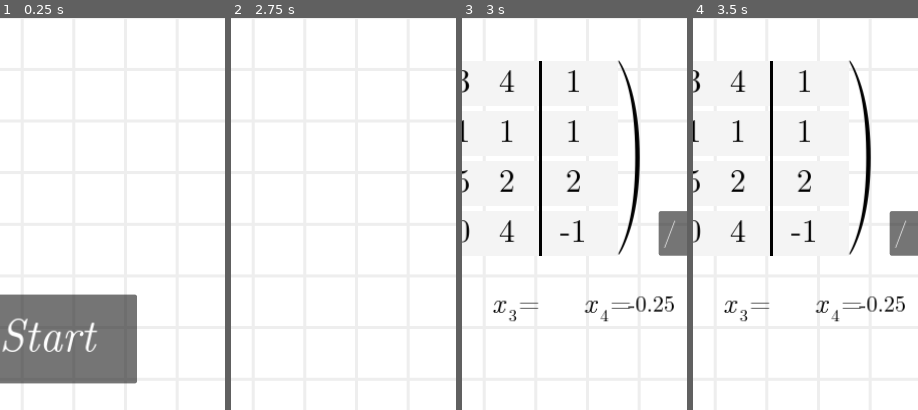
Above: before the commit, frames 1-4 (left to right).
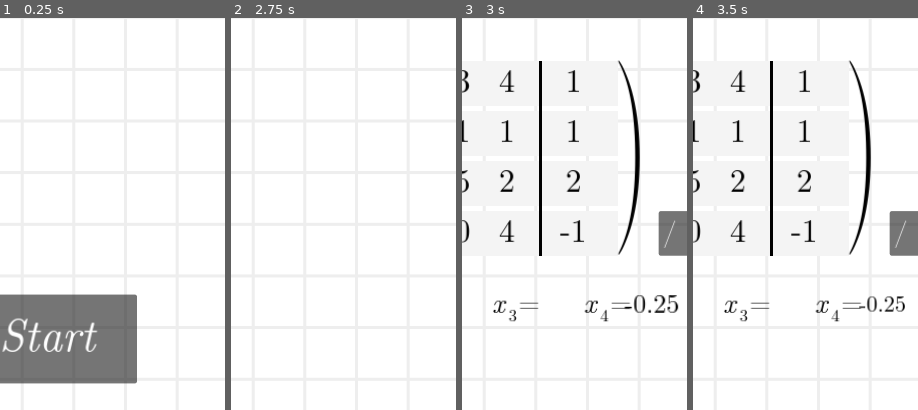
Above: after the commit, the same moments.

Repository: YassenEfremov/GaussMatrixFun
Game: Godot game, scene res://scenes/main.tscn
Same seed, same stepped clock (60 frames per second), same inputs: the game is played once before the commit and once after it.
Inputs:
- Up to frame 1 (0.25 s): no input
- Up to frame 2 (2.75 s): click "Start" at 0.5 s; click "<" at 1.25 s; click "Start" at 2 s
- Up to frame 3 (3 s): click "Level" at 2.75 s
- Up to frame 4 (3.5 s): no input
The pictures show only the part of the screen within x 39-89%, y 21-71%; the shares and areas given below are measured in that part.

Frames 1-2 are identical in both runs. In frame 3, 0.5% of the frame differs, in the area x 72-97%, y 70-76%; in frame 4, nothing differs.

Commit message:
Add animation on found solution

Diff:
--- a/scenes/solution.tscn
+++ b/scenes/solution.tscn
@@ -94,9 +94,9 @@
 offset_bottom = 32.0
 grow_horizontal = 2
 grow_vertical = 2
+pivot_offset = Vector2(28, 32)
 theme_override_colors/font_color = Color(0, 0, 0, 1)
 theme_override_fonts/font = ExtResource("3_rjrl1")
 theme_override_font_sizes/font_size = 32
 horizontal_alignment = 1
 vertical_alignment = 1
-metadata/_edit_use_anchors_ = true
--- a/scripts/solution.gd
+++ b/scripts/solution.gd
@@ -9,5 +9,8 @@
 
 var solution: float:
 	set(value):
+		$Value.scale = Vector2(3, 3)
 		solution = value
 		$Value.text = str(solution)
+		var tween = get_tree().create_tween()
+		tween.tween_property($Value, "scale", Vector2.ONE, 0.2)
